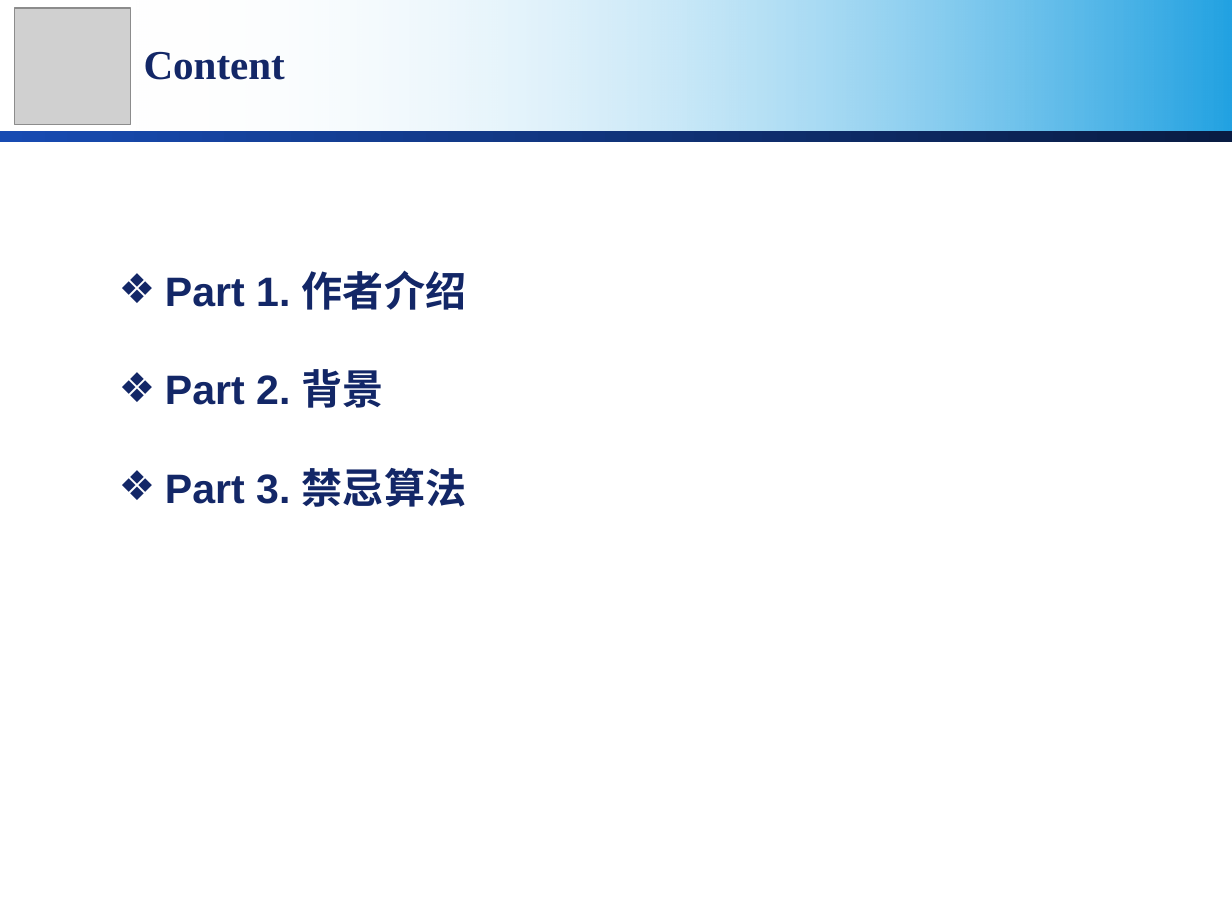
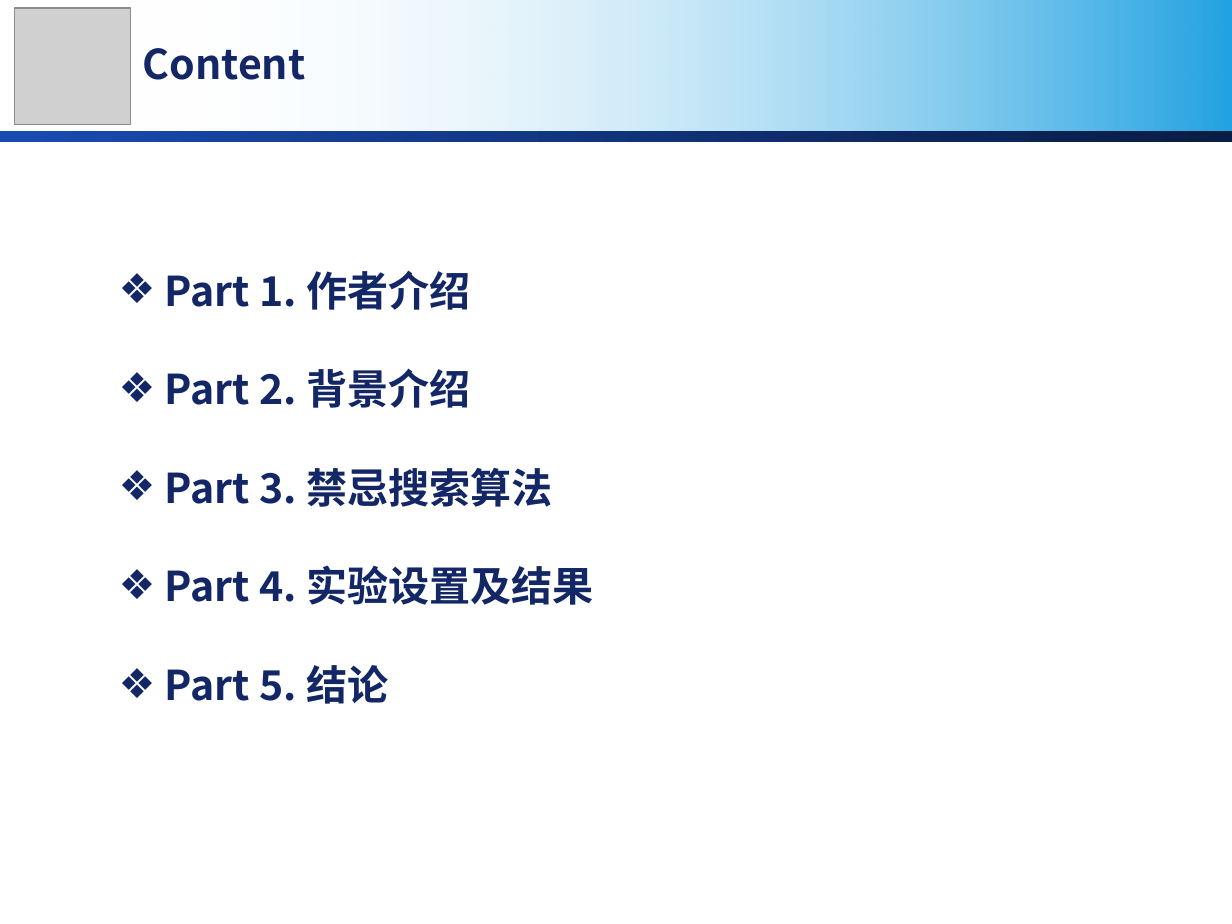
Before and after one commit to MirrichWangD/MUST, a slide deck: slide 2 of 管理學導論/presentation.pptx. Drawn at 1232x924 pixels with LibreOffice and Linux fonts; fonts in the diff are those of the drawing; grey boxes stand for pictures; background and template pictures are left out. Boxes give left, top, right and bottom in pixels: in the first picture for what was removed or moved away, otherwise in the second. Text is boxed around its words. In the diff, an @@ line names an element or a change of style, - is before the commit and + after.

```diff
--- a/管理學導論/presentation.pptx
+++ b/管理學導論/presentation.pptx
@@ text "Content" at [143,48,306,80]: font Times New Roman to Noto Sans CJK SC @@
@@ text at [165,270,470,310]: font Arial to Noto Sans CJK SC in "Part 1. 作者介绍" @@
@@ text at [165,368,593,704]: text changed; font Arial to Noto Sans CJK SC @@
-❖ Part 2. 背景
-❖ Part 3. 禁忌算法
+❖ Part 2. 背景介绍
+❖ Part 3. 禁忌搜索算法
+❖ Part 4. 实验设置及结果
+❖ Part 5. 结论
```
Also in this commit, not shown: 2 other slides changed, 4 slides added, 1 slide removed, 1 other file.
